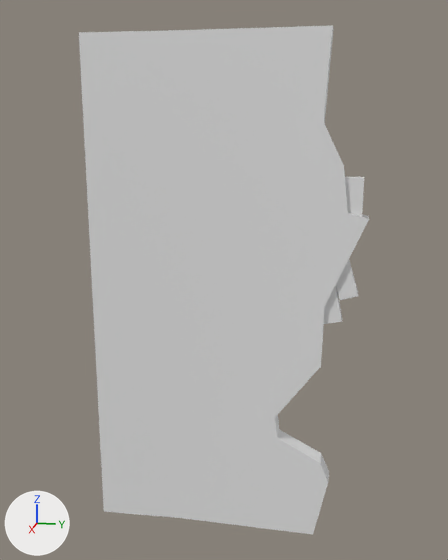
What one commit did to the FBX model Assets/Objects/Export/0_mm_Wall2-MidF_.fbx.
One viewpoint serves both versions: a 50 mm camera at (3.44, 1.51, 2.49) aimed at (-0.12, 0.79, 1.6). Lighting does not change. The marker at lower left points along +X, +Y and +Z. Where no turn or scale is listed for an object, it has been applied to the vertices.

Objects in the first picture: '0_mm_Wall2-MidF_'.
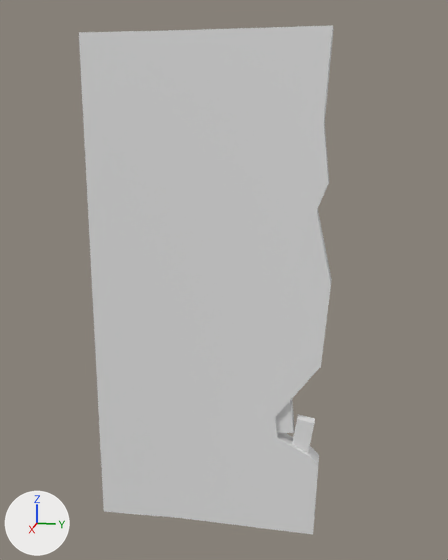
The change in detail:
me_mesh is used by ob_0_mm_wall2_midf; location (0.0, 0.0, 0.0).
Verts and faces of me_mesh; kept vertices keep their numbers, new ones are numbered from 80.
Before the commit, vertices of me_mesh: 9 (-0.03, 1.46, 0.38) at pixel (328, 481), 10 (-0.16, 1.46, 0.38) at pixel (329, 471), 14 (-0.03, 1.41, 0.5) at pixel (320, 463), 17 (-0.16, 1.41, 0.5) at pixel (321, 452), 74 (-0.21, 0.0, 0.0).
Before the commit, vertices of me_mesh: 75 (0.0, 0.0, 0.0) at pixel (103, 511), 76 (-0.03, 1.38, 0.0) at pixel (312, 534), 77 (-0.16, 1.38, 0.0), 78 (-0.03, 0.5, 0.0) at pixel (177, 517), 79 (-0.18, 0.5, 0.0).
me_mesh had 80 vertices, 71 faces and spanned x -0.21..0.0, y 0.0..1.62, z 0.0..3.0.
me_mesh now has 70 vertices, 66 faces and spans x -0.21..0.0, y 0.0..1.43, z 0.0..3.0.
me_mesh part 1: the loose piece of 8 vertices spanning x -0.13..-0.06, y 1.35..1.5, z 1.38..1.62 is turned -20.7 degrees about the x axis through its middle, then moved by (0.0, -0.13, -0.85).
me_mesh part 2: the loose piece of 8 vertices spanning x -0.13..-0.06, y 1.42..1.59, z 1.53..1.77 is turned -11.4 degrees about the x axis through its middle, then moved by (0.0, -0.32, -0.87).
me_mesh part 3: the loose piece of 8 vertices spanning x -0.13..-0.06, y 1.48..1.58, z 2.0..2.22 is deleted.
Part 4, on me_mesh:
4 vertices are removed from x -0.16..-0.03, y 1.5..1.62, z 2.0..2.03.
9 faces are deleted.
4 vertices move from x -0.16..-0.03, y 1.4..1.47, z 1.49..2.29 to x -0.16..-0.03, y 1.39..1.43, z 1.62..2.2.
2 vertices are added at (-0.03, 1.33, 2.04), (-0.16, 1.33, 2.04).
8 new faces join them.
Part 5, on me_mesh:
Vertex 9 moves to (-0.03, 1.4, 0.48), pixel (318, 465).
Vertex 10 moves to (-0.16, 1.4, 0.48), pixel (319, 455).
Vertex 14 moves to (-0.03, 1.35, 0.54), pixel (310, 457).
Vertex 17 moves to (-0.16, 1.35, 0.53), pixel (311, 447).
New faces: (76, 78, 79, 77), (74, 79, 78, 75).

Pixel boxes [x1, y1, x2, y2] of what changed, in the pictures (448 x 560 px; the box of a moved part takes in the faces that stretch with it):
'0_mm_Wall2-MidF_', reshaped (12% narrower): before [79, 25, 369, 534]; after [79, 25, 334, 534]
part 1 of me_mesh, moved or reshaped: before [324, 285, 342, 324]; after [292, 415, 315, 453]
part 2 of me_mesh, moved or reshaped: before [336, 260, 358, 300]; after [276, 399, 294, 433]
part 3 of me_mesh, deleted: before [345, 177, 364, 216]
part 4 of me_mesh, moved or reshaped: before [284, 121, 369, 307]; after [284, 121, 332, 285]
part 5 of me_mesh, built on: before [178, 430, 329, 534]; after [178, 433, 319, 534]
